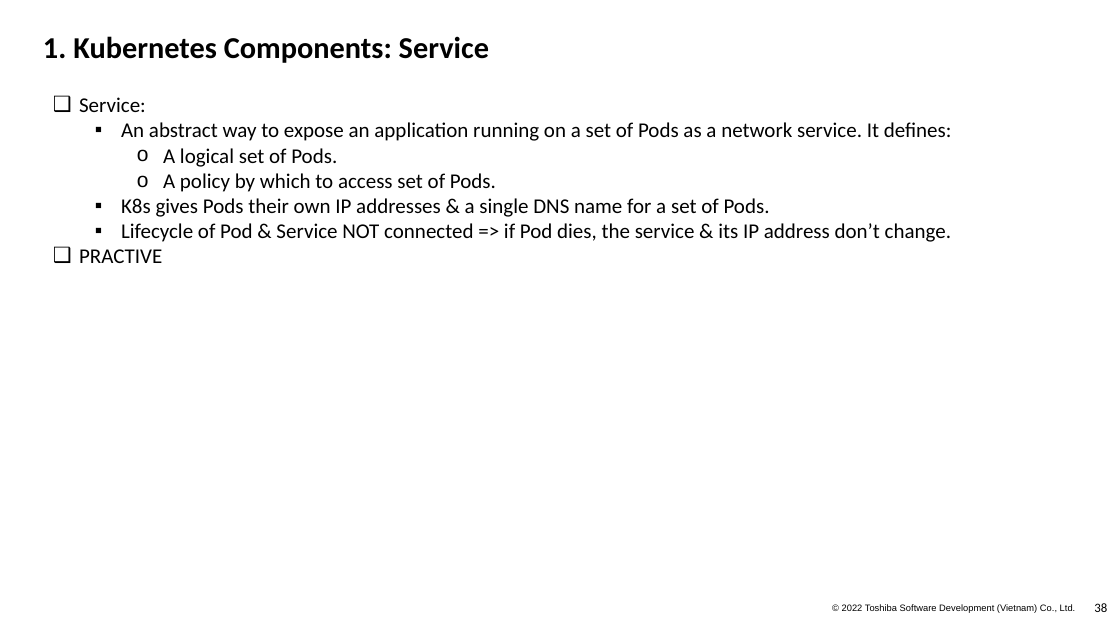
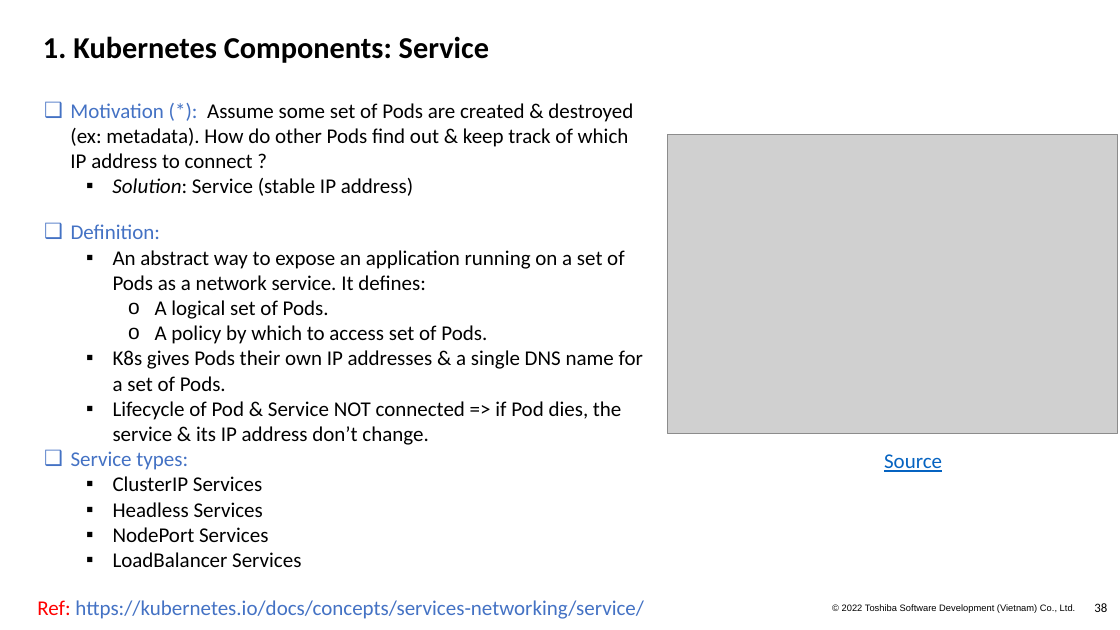
Before and after one commit to Doan-Nguyen/Programming, a slide deck: slide 38 of Docker_Kubeneste.pptx. Drawn at 1120x630 pixels with LibreOffice and Linux fonts; fonts in the diff are those of the drawing; grey boxes stand for pictures; background and template pictures are left out. Boxes give left, top, right and bottom in pixels: in the first picture for what was removed or moved away, otherwise in the second. Text is boxed around its words. In the diff, an @@ line names an element or a change of style, - is before the commit and + after.

```diff
--- a/Docker_Kubeneste.pptx
+++ b/Docker_Kubeneste.pptx
@@ text added at [70,103,633,196], 18 pt, text #000000 @@
+❑ Motivation (*): Assume some set of Pods are created & destroyed (ex: metadata). How do other Pods find out & keep track of which IP address to connect ?
+  ▪ Solution: Service (stable IP address)
@@ picture added at [667,134,1118,434] @@
@@ text "Definition:": place and size @@
-text "Definition:" at [79,97,952,263]
+text "Definition:" at [71,224,643,567]
@@ text at [71,224,160,239]: text changed; text colour #000000 to #4472C4 @@
-❑ Service:
+❑ Definition:
@@ text at [71,451,301,567]: text changed @@
-❑ PRACTIVE
+❑ Service types:
+  ▪ ClusterIP Services
+  ▪ Headless Services
+  ▪ NodePort Services
+  ▪ LoadBalancer Services
@@ text added at [884,454,942,472], 18 pt, text #0563C1, underline @@
+Source
@@ text added at [37,600,644,619], 18 pt, text #4472C4 @@
+Ref: https://kubernetes.io/docs/concepts/services-networking/service/
```
Also in this commit, not shown: 6 other slides changed, 1 slide added, 1 slide removed.
